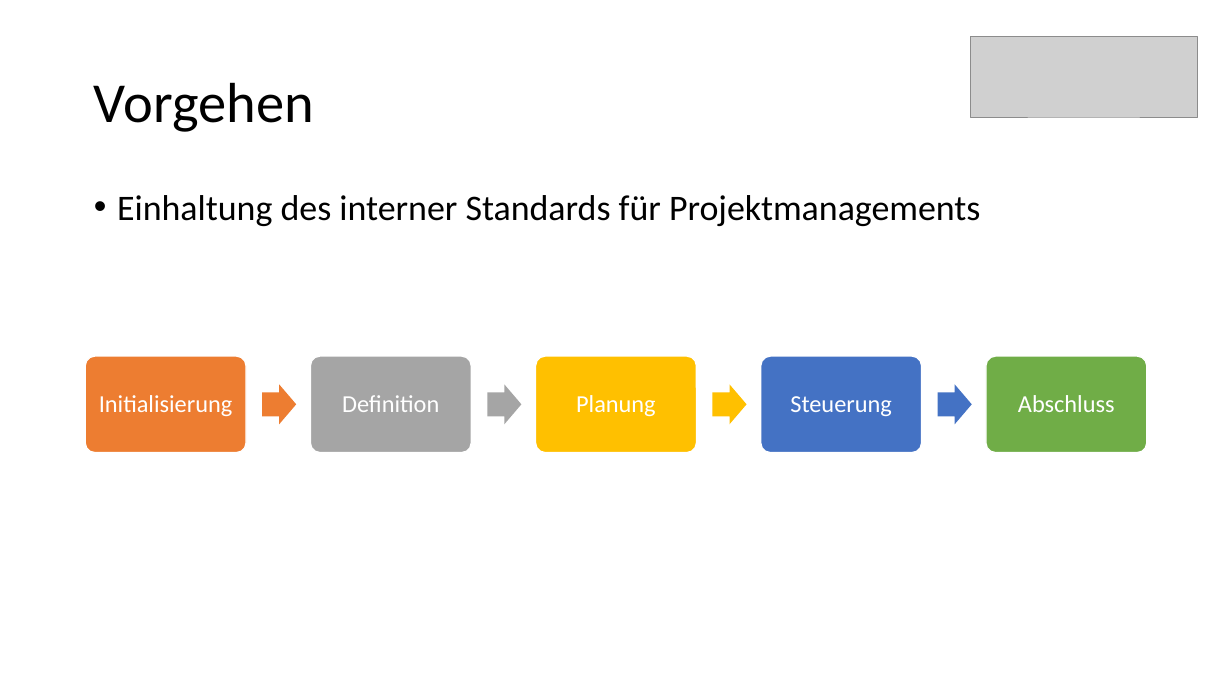
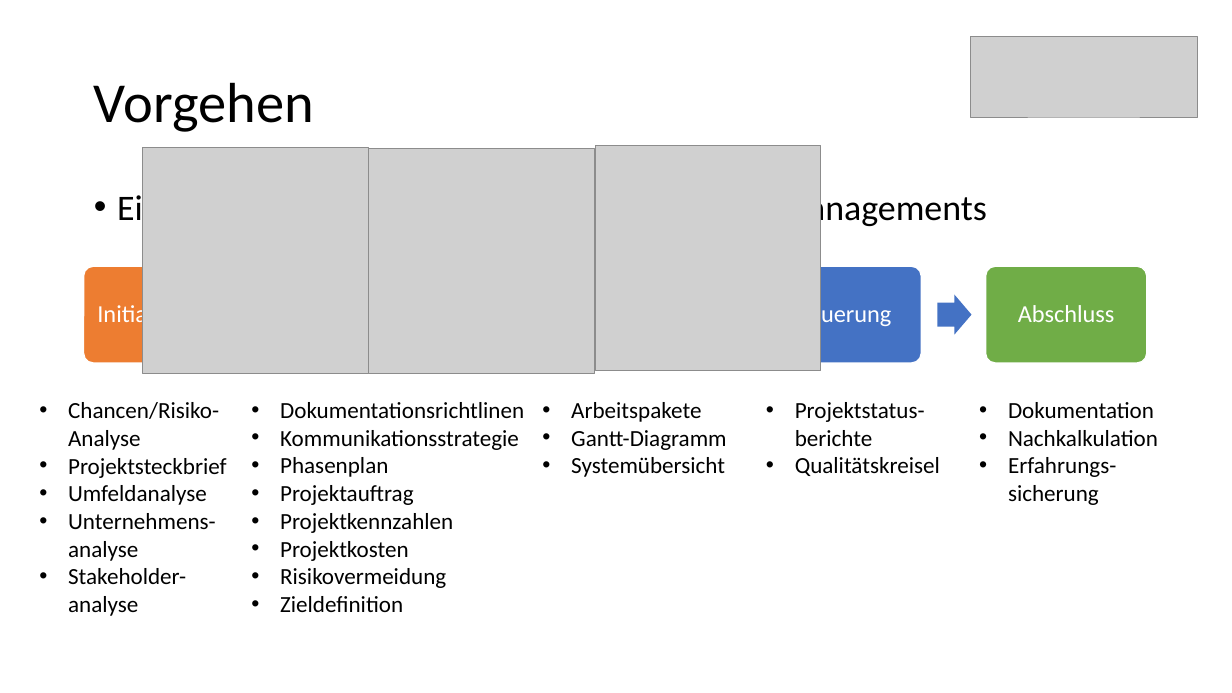
Before and after one commit to Masterarth/PM, a slide deck: slide 7 of documents/projectmanagement/Praesentationen/Vorstellung_Zwischenpräsentation_Final.pptx. Drawn at 1232x693 pixels with LibreOffice and Linux fonts; fonts in the diff are those of the drawing; grey boxes stand for pictures. Boxes give left, top, right and bottom in pixels: in the first picture for what was removed or moved away, otherwise in the second. Text is boxed around its words. In the diff, an @@ line names an element or a change of style, - is before the commit and + after.

```diff
--- a/documents/projectmanagement/Praesentationen/Vorstellung_Zwischenpräsentation_Final.pptx
+++ b/documents/projectmanagement/Praesentationen/Vorstellung_Zwischenpräsentation_Final.pptx
@@ picture added at bbox=[143, 148, 369, 373] @@
@@ picture added at bbox=[369, 148, 594, 373] @@
@@ picture added at bbox=[595, 145, 821, 371] @@
@@ text at bbox=[117, 190, 986, 229]: text changed @@
-• Einhaltung des interner Standards für Projektmanagements
+• Einhaltung des internen Standards für Projektmanagements
@@ 5 texts, 5 rounded rectangles, 1 right arrow: place and size @@
-5 texts, 5 rounded rectangles, 1 right arrow at bbox=[85, 356, 1147, 452]
+5 texts, 5 rounded rectangles, 1 right arrow at bbox=[84, 266, 1147, 363]
@@ right arrow removed at bbox=[262, 384, 297, 424] @@
@@ right arrow removed at bbox=[487, 384, 521, 424] @@
@@ right arrow removed at bbox=[713, 384, 747, 424] @@
@@ text added at bbox=[68, 402, 227, 616], 18 pt, text #000000 @@
+• Chancen/Risiko-Analyse
+• Projektsteckbrief
+• Umfeldanalyse
+• Unternehmens-analyse
+• Stakeholder-analyse
@@ text added at bbox=[280, 402, 524, 612], 18 pt, text #000000 @@
+• Dokumentationsrichtlinen
+• Kommunikationsstrategie
+• Phasenplan
+• Projektauftrag
+• Projektkennzahlen
+• Projektkosten
+• Risikovermeidung
+• Zieldefinition
@@ text added at bbox=[571, 402, 726, 477], 18 pt, text #000000 @@
+• Arbeitspakete
+• Gantt-Diagramm
+• Systemübersicht
@@ text added at bbox=[795, 402, 940, 476], 18 pt, text #000000 @@
+• Projektstatus-berichte
+• Qualitätskreisel
@@ text added at bbox=[1008, 402, 1158, 505], 18 pt, text #000000 @@
+• Dokumentation
+• Nachkalkulation
+• Erfahrungs-sicherung
```
Also in this commit, not shown: 4 other slides changed, 5 slides added, 2 slides removed, 1 other file.
